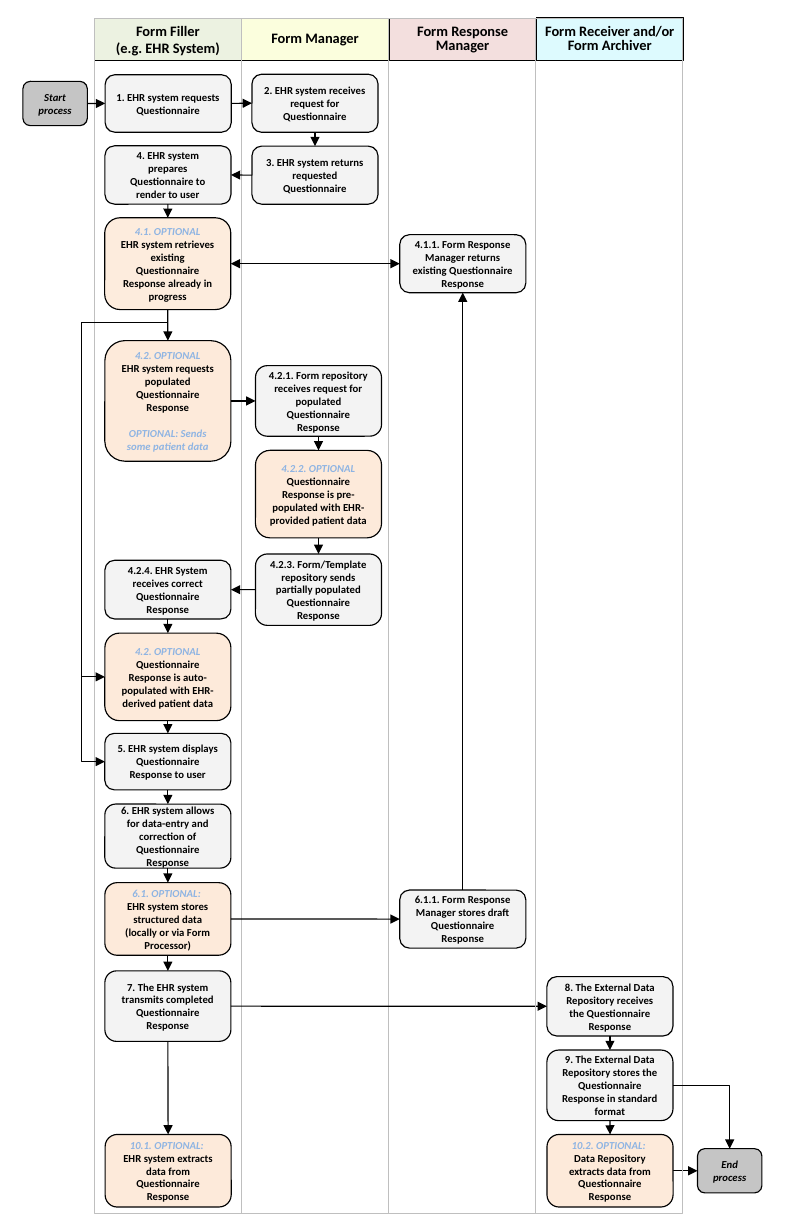
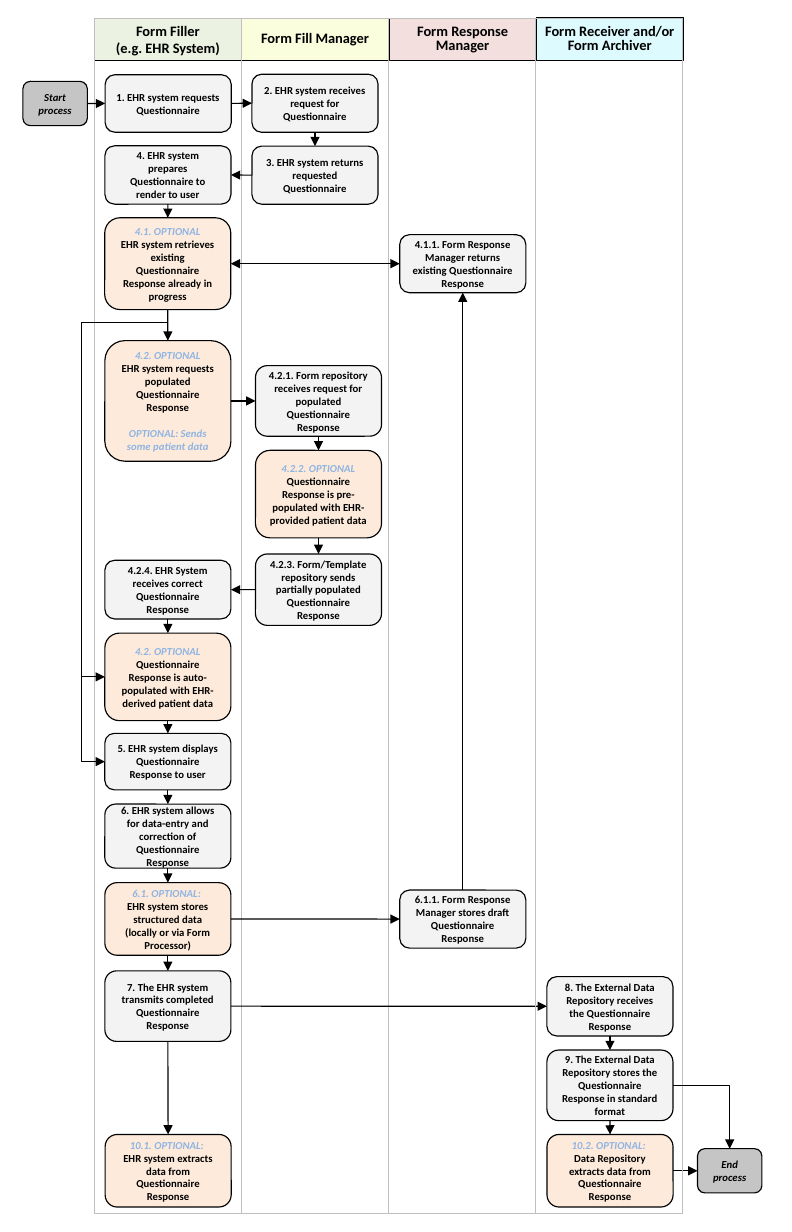
Before and after one commit to HL7/sdc, a slide deck: slide 1 of input/images-source/sdc-generic-workflow.pptx. Drawn at 792x1232 pixels with LibreOffice and Linux fonts; fonts in the diff are those of the drawing. Boxes give left, top, right and bottom in pixels: in the first picture for what was removed or moved away, otherwise in the second. Text is boxed around its words. In the diff, an @@ line names an element or a change of style, - is before the commit and + after.

```diff
--- a/input/images-source/sdc-generic-workflow.pptx
+++ b/input/images-source/sdc-generic-workflow.pptx
@@ text in rectangle at (x1=261, y1=33, x2=369, y2=46): text changed @@
-Form Manager
+Form Fill Manager
```
Also in this commit, not shown: 33 other files.
